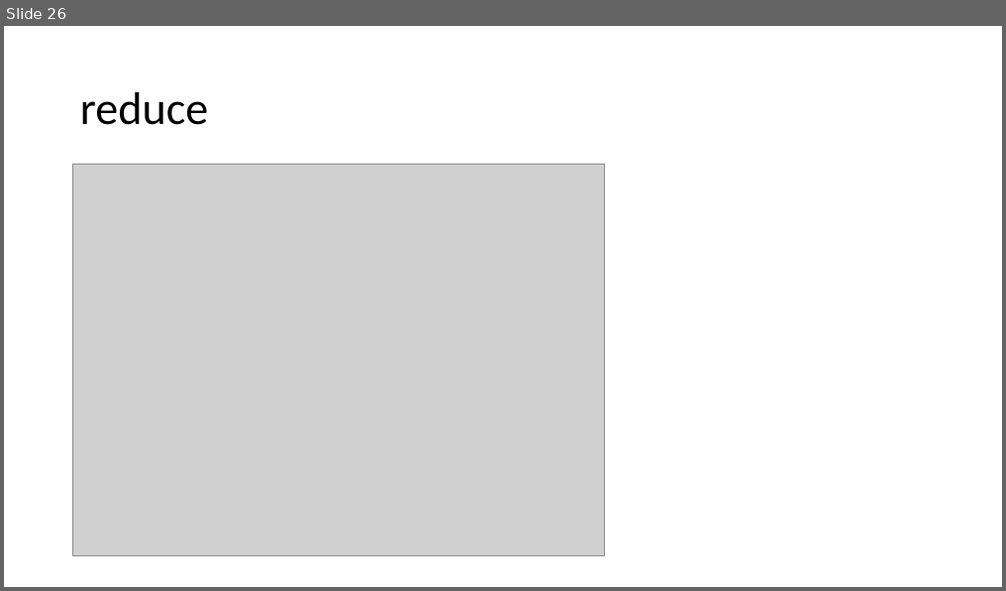
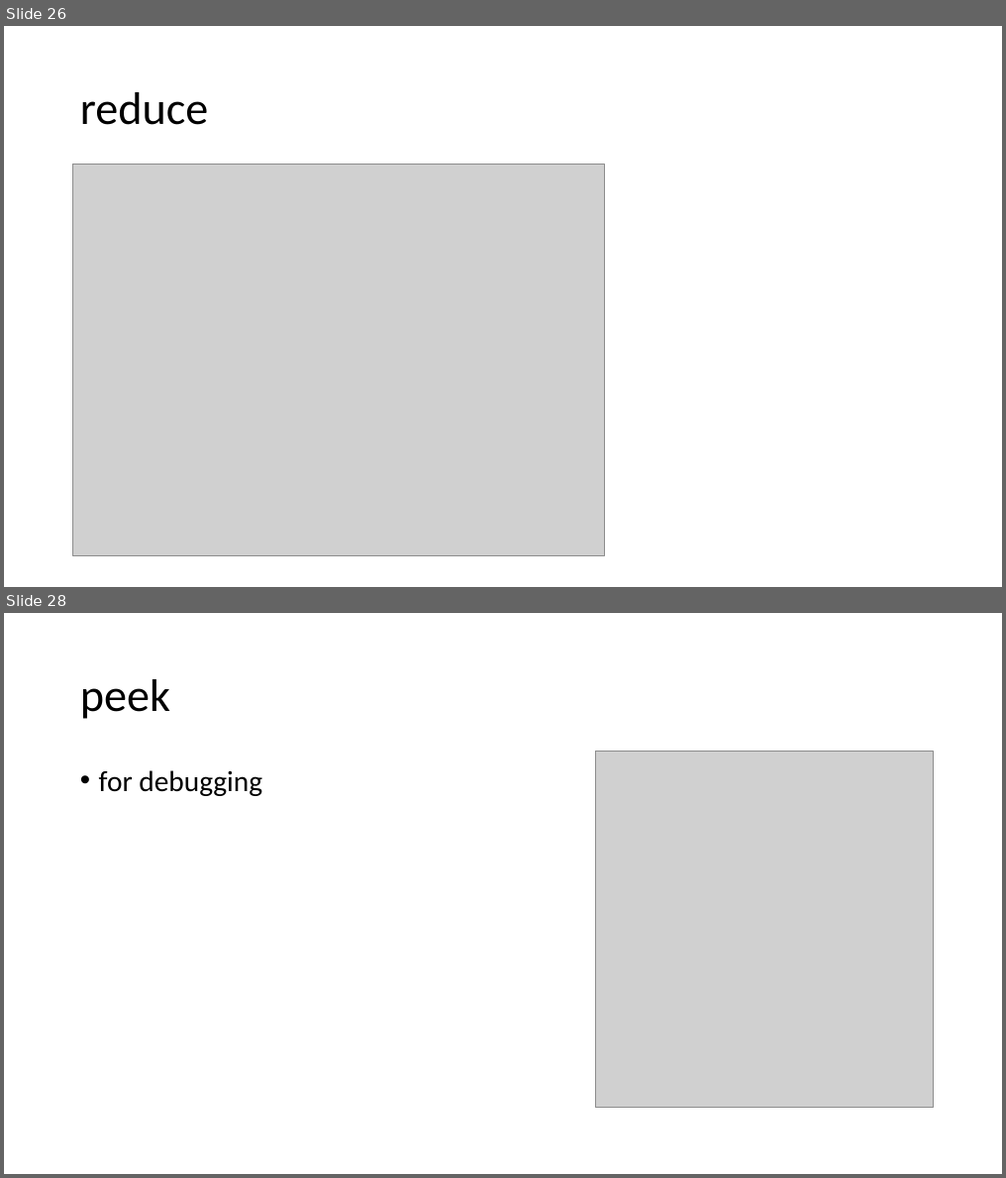
Before and after one commit to jungle0127/javastudy, a slide deck: java8function/docs/Java8 function.pptx. Shown one above the other, each under a label of ours: slide 26 before the commit, slides 26 and 28 after it; the slides between them are not shown. The pictures are 1006x591 and 1006x1178 pixels, drawn with LibreOffice and Linux fonts; fonts in the diff are those of the drawing; grey boxes stand for pictures. Boxes give left, top, right and bottom in pixels: in the first picture for what was removed or moved away, otherwise in the second. Text is boxed around its words. In the diff, an @@ line names an element or a change of style, - is before the commit and + after.

```diff
--- a/java8function/docs/Java8 function.pptx
+++ b/java8function/docs/Java8 function.pptx
@@ slide 28 added at bbox=[4, 613, 1002, 1174], background #FFFFFF @@
@@ title added at bbox=[80, 679, 170, 719], 44 pt, text #000000 @@
+peek
@@ picture added at bbox=[595, 752, 933, 1108] @@
@@ text added at bbox=[99, 770, 262, 796], 28 pt, text #000000 @@
+• for debugging
```
Also in this commit, not shown: 1 other slide added, 1 slide removed, 4 other files.
